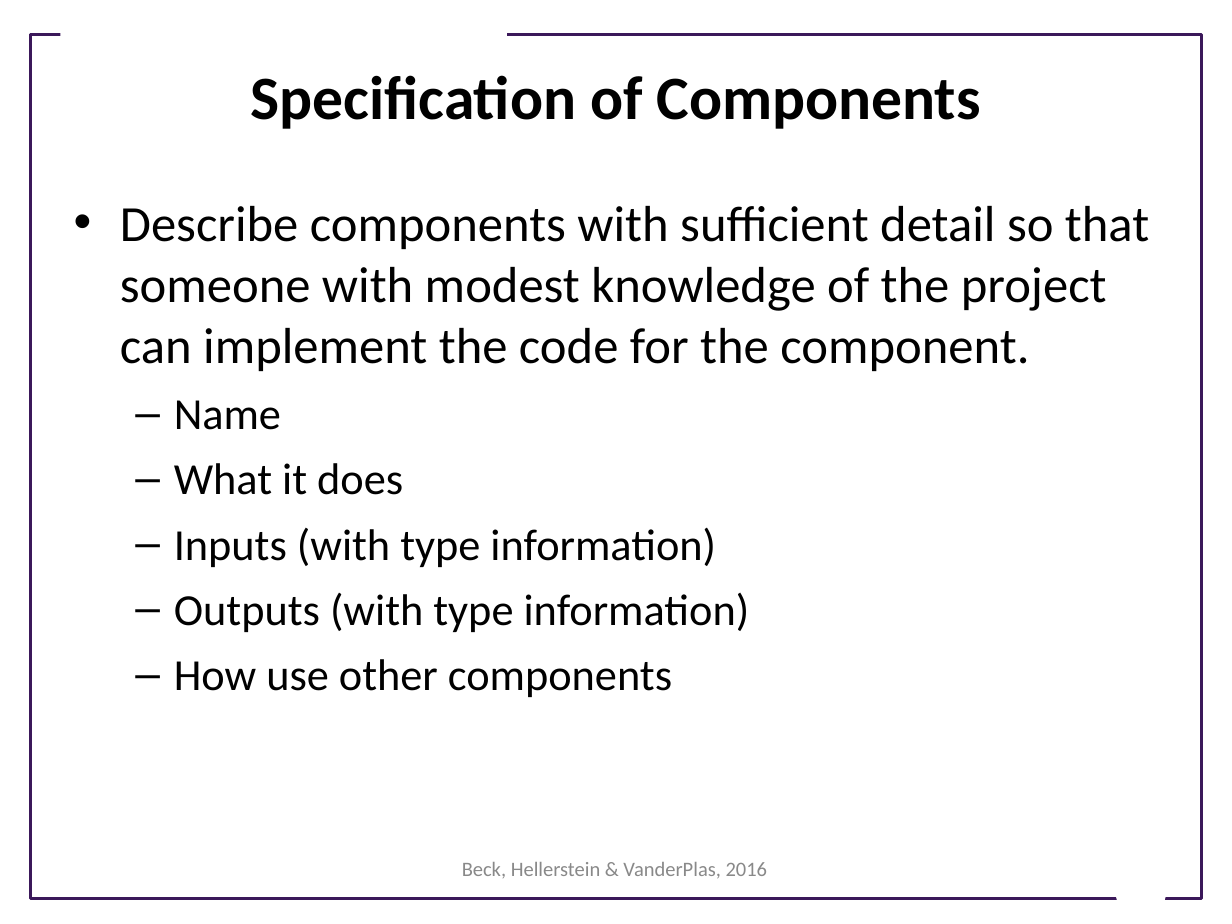
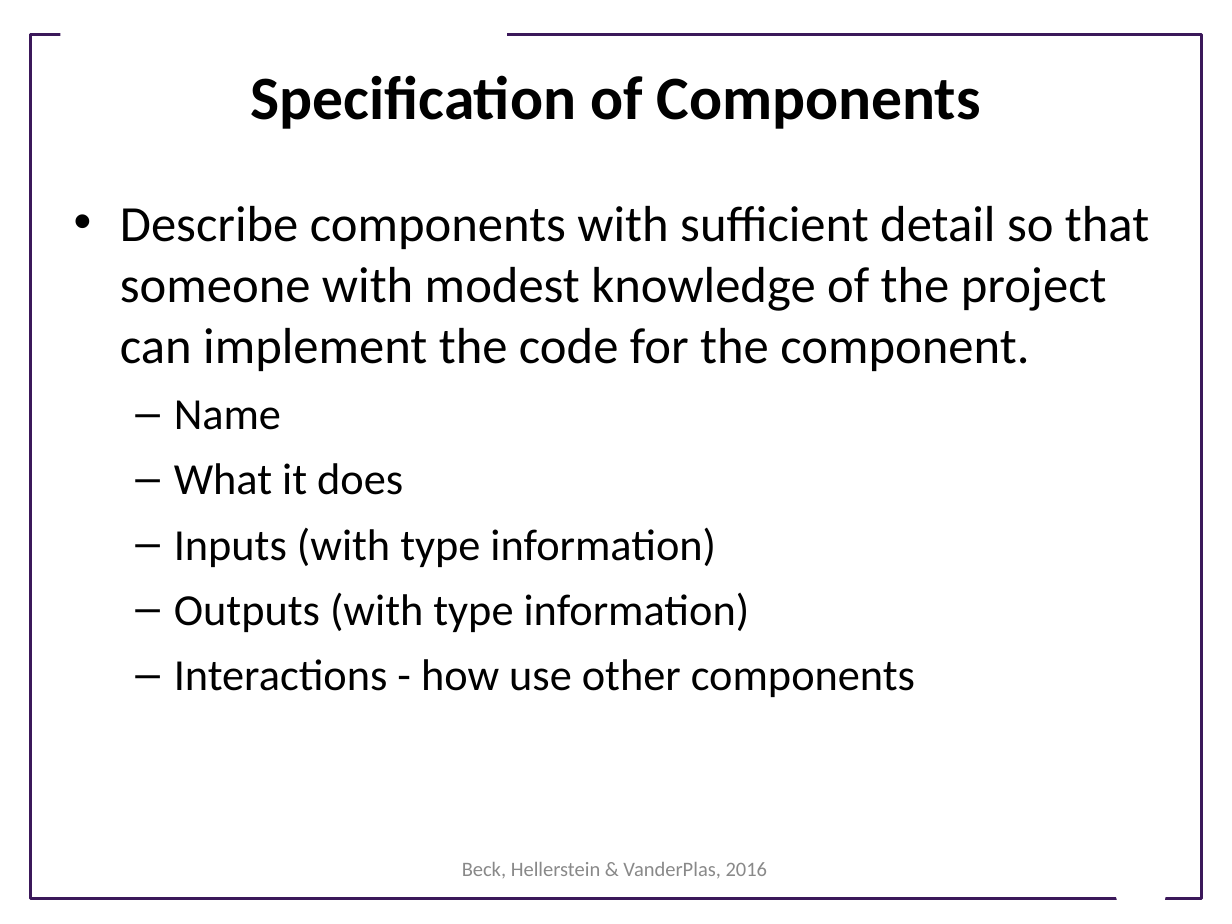
Before and after one commit to UWSEDS/LectureNotes, a slide deck: slide 15 of Software-Design.ppt. Drawn at 1232x924 pixels with LibreOffice and Linux fonts; fonts in the diff are those of the drawing; background and template pictures are left out. Boxes give left, top, right and bottom in pixels: in the first picture for what was removed or moved away, otherwise in the second. Text is boxed around its words. In the diff, an @@ line names an element or a change of style, - is before the commit and + after.

```diff
--- a/Software-Design.ppt
+++ b/Software-Design.ppt
@@ text at [174,659,915,697]: text changed @@
-  – How use other components
+  – Interactions - how use other components
```
Also in this commit, not shown: 1 other slide changed, 2 other files.
